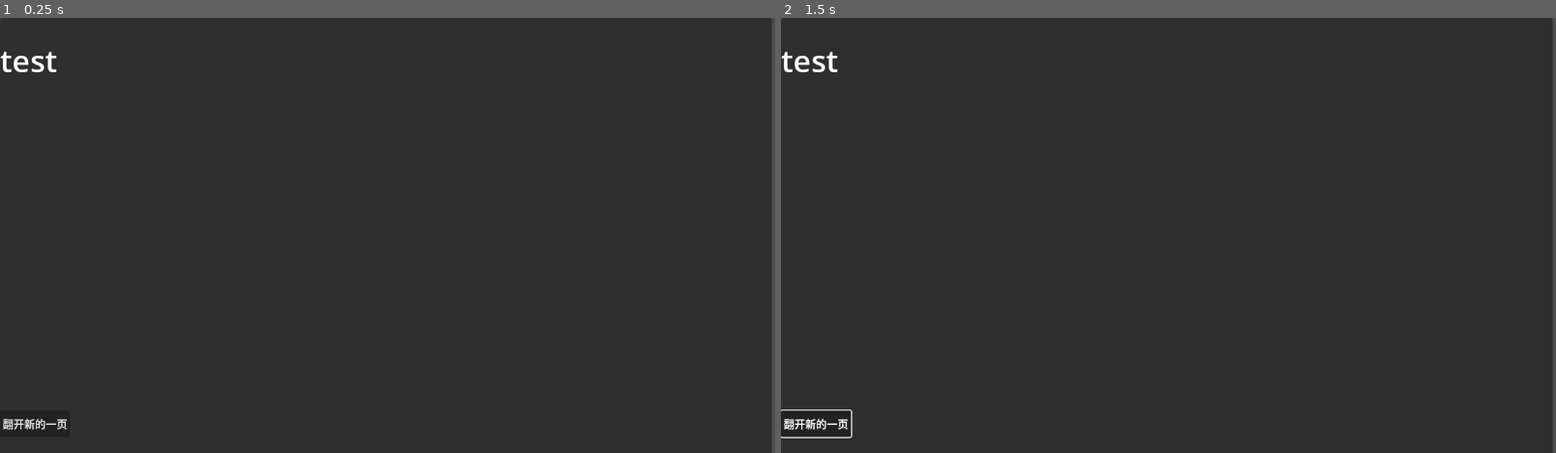
Above: before the commit, frames 1-2 (left to right).
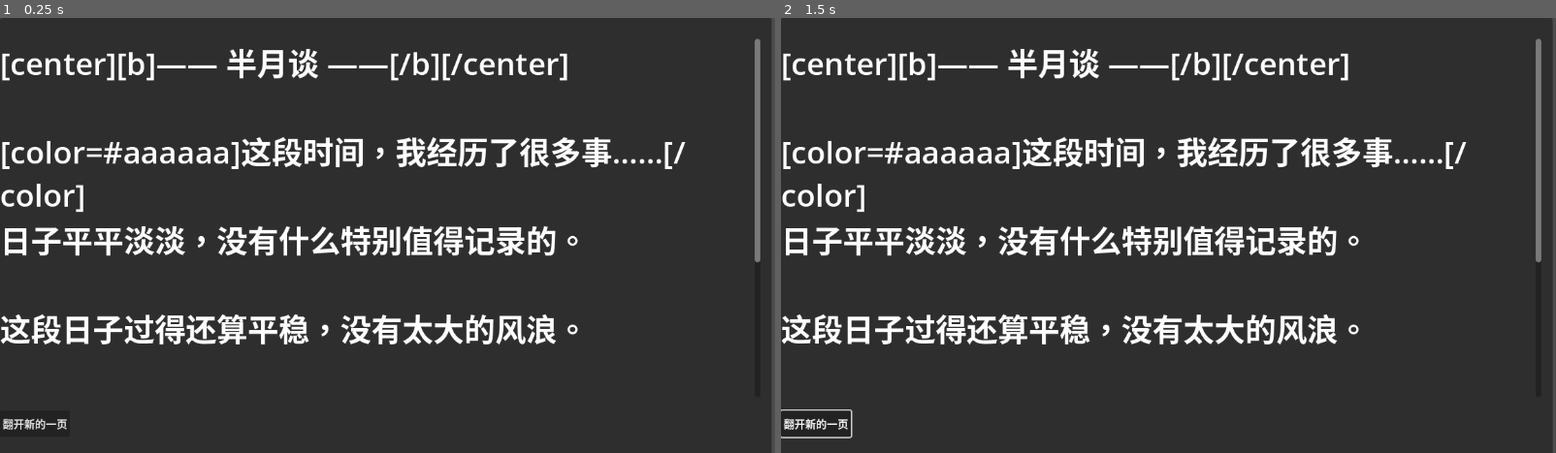
Above: after the commit, the same moments.

Repository: robertzq/project-refactor
Game: Godot game, scene res://_Scenes/UI_Settlement.tscn
The game is run twice, just before and just after one commit, with the same random seed, the same clock (stepped at 60 frames per second) and the same inputs. This scene is started directly instead of the project's main scene.
Inputs:
- Up to frame 1 (0.25 s): no input
- Up to frame 2 (1.5 s): tap Enter (ui_accept) at 0.5, 0.77, 0.8, 1.07, 1.25, 1.35 s; hold Right (ui_right) 0.53-1.28 s; hold End (ui_end) 0.53-1.28 s; hold Down (ui_down) from 1.28 s (still down)

The runs differ from the first frame. In frame 1, 9.6% of the frame differs, in the area x 0-99%, y 4-76%; in frame 2, 9.6%.
Error before the commit: Invalid operands 'String' and 'Nil' in operator '+'. (res://_Scripts/ui_settlement.gd:32)

Commit message:
fix stress function

Diff:
--- a/_Autoload/Global.gd
+++ b/_Autoload/Global.gd
@@ -139,114 +139,149 @@
 	return 80.0 * base_exec
 
 # [3.3] 获取当前工作效率 (Efficiency)
+# 决定项目推进的快慢：Eff = Base * SeatBuff * Curses
 func get_efficiency() -> Dictionary:
 	var final_eff = base_exec
-	var curse = "无"
-
-	# --- 新增：应用图书馆座位 Buff ---
+	var active_factors = [] # 用于记录生效的 Buff/Curse 名称
+
+	# --- A. 图书馆座位 Buff (乘区) ---
 	if not current_study_buff.is_empty() and current_study_buff.has("eff_mod"):
 		var seat_mod = current_study_buff["eff_mod"]
 		final_eff *= seat_mod
-		# 只有当加成显著时才记录，避免日志太乱
 		if seat_mod != 1.0:
-			print("   >> [Buff] 座位加成: x%.2f" % seat_mod)
-	# -------------------------------
-	# 简单的诅咒判定示例
+			active_factors.append("座位(x%.2f)" % seat_mod)
+
+	# --- B. 诅咒与状态修正 ---
+	var boldness = get_boldness()
+
+	# 1. [安逸诅咒] (Comfort Curse)
+	# 富人太舒服了不想动 (家境好且无压力)
 	if fin_security > 7 and current_anxiety < 30:
 		final_eff *= 0.7
-		curse = "安逸诅咒"
-	elif get_boldness() < 4.0:
+		active_factors.append("安逸诅咒")
+
+	# 2. [胆怯诅咒] (Cowardice Curse)
+	# 吓破胆了缩手缩脚 (胆量过低)
+	elif boldness < 4.0:
 		final_eff *= 0.8
-		curse = "胆怯诅咒"
-
-	return {"value": final_eff, "curse": curse}
-
-# [3.4] 压力结算核心公式
-# base_val: 基础数值
+		active_factors.append("胆怯诅咒")
+
+	# 3. [惊慌卷王] (Panic Striver) - 策划案 v3.2 新增
+	# 拥有【背水一战】特质，且处于高压状态时，效率反而爆发
+	if current_anxiety > 80 and "背水一战" in traits:
+		final_eff *= 1.2
+		active_factors.append("背水一战")
+
+	return {
+		"value": final_eff,
+		"desc": ", ".join(active_factors) if active_factors.size() > 0 else "正常"
+	}
+
+# [3.4] 压力结算核心公式 (Anxiety Logic)
+# base_val: 基础数值 (通常为 10, 25, 45, 70)
 # type: 类型 (MONEY, EGO, GEN, STUDY, WORK)
-# is_working: 是否处于兼职/工作状态 (影响避难所判定)
 func apply_stress(base_val: float, type: String, is_working: bool = false) -> Dictionary:
 
-	# --- A. 回血逻辑 (负数) ---
+	# --- A. 回血逻辑 (数值 < 0) ---
+	# (保持原有逻辑不变，此处省略，直接使用你现有的代码即可)
 	if base_val < 0:
-		# 可以在这里加入 recovery_strategy 的判断逻辑
-		# 比如: 如果是 Extrovert 且 type=="SOCIAL"，回血加倍
-		var heal_amount = base_val
-
-		# 简单示例: 高敏感的人回血也快
-		heal_amount *= sensitivity
-
+		var heal_amount = base_val * sensitivity # 高敏回血也快
 		current_anxiety += heal_amount
-		if current_anxiety < 0:
-			current_anxiety = 0
-
-		print(">> [Global] 治愈: %.1f | 当前焦虑: %.1f" % [heal_amount, current_anxiety])
+		if current_anxiety < 0: current_anxiety = 0
+		print(">> [Global] 治愈: %.1f" % heal_amount)
 		return {"damage": heal_amount, "current_anxiety": current_anxiety}
 
-	# --- B. 扣血逻辑 (正数) ---
-
-	# Step 1: 计算原始压力 (Omega)
-	var omega = base_val
-	var log_reason = ""
-
-	# --- 新增：应用座位带来的额外压力 (固定值) ---
+	# --- B. 扣血逻辑 (数值 > 0) ---
+
+	# Step 0: 计算修正后的基础值 (Modified Base)
+	# 关键修复：座位带来的压力(如角落位+5)应视为基础值的一部分
+	var modified_base = base_val
+	var log_prefix = ""
+
 	if not current_study_buff.is_empty() and current_study_buff.has("stress_fix"):
-		var fix_val = current_study_buff["stress_fix"]
-		if fix_val != 0:
-			omega += fix_val
-			log_reason += "[座位%+d]" % fix_val
-	# ----------------------------------------
+		var seat_fix = current_study_buff["stress_fix"]
+		modified_base += seat_fix
+		if seat_fix != 0:
+			log_prefix = "[座位%+d] " % seat_fix
+
+	# Step 1: 根据类型应用公式 (Omega Calculation)
+	var omega = 0.0
+	var log_reason = "通用"
 
 	match type:
 		"MONEY":
-			# 没钱时伤害巨高：基础值 - (家境 * 2.0)
-			# 例如：家境2，减免4；家境8，减免16
-			omega = base_val - (fin_security * 2.0)
-			log_reason = "家境修正"
+			# 公式: Base - (家境 * 2.0)
+			# 穷人重伤，富人无视
+			omega = modified_base - (fin_security * 2.0)
+			log_reason = "金钱事件"
 
 		"EGO":
-			# 自尊越高伤害越高：基础值 + (自尊 * 0.5)
-			omega = base_val + (pride * 0.5)
-			log_reason = "自尊修正"
+			# 公式: Base + (自尊 * 0.5)
+			# 自尊越高，面子受损越痛
+			omega = modified_base + (pride * 0.5)
+			log_reason = "自尊事件"
 
 		"WORK", "STUDY":
-			# 熵越高(迷茫)，做同样的事越累
-			# 公式: 基础值 * (0.8 + 熵 * 0.05)
-			# 例: 熵5 -> 1.05倍; 熵10 -> 1.3倍; 熵0 -> 0.8倍
+			# 公式: Base * (0.8 + 熵 * 0.05)
+			# 熵越高(想太多/眼高手低)，做同样的事越累
+			# 熵5(正常) -> x1.05
+			# 熵1(做题家) -> x0.85 (心无旁骛)
 			var entropy_mult = 0.8 + (entropy * 0.05)
-			omega = base_val * entropy_mult
-			log_reason = "认知修正(熵%d)" % entropy
+			omega = modified_base * entropy_mult
+			log_reason = "认知修正(x%.2f)" % entropy_mult
 
 		_:
-			omega = base_val
-			log_reason = "通用"
-
-	# Step 2: 避难所修正 (穷人打工保护机制)
-	if is_employed and fin_security < 3:
+			omega = modified_base
+
+	# Step 2: 避难所修正 (Refuge Bonus)
+	# 策划案 v3.2: 修正值由 5 提升至 8
+	if is_working and fin_security < 3:
 		omega -= 8.0
-		log_reason += "+避难所"
-
-	if omega < 0: omega = 0 # 伤害不能为负
-
-	# Step 3: 全局敏感度放大
+		log_reason += "+打工避难"
+
+	if omega < 0: omega = 0 # 伤害底限
+
+	# Step 3: 全局敏感度放大 (Sensitivity)
 	var final_damage = omega * sensitivity
 
 	# 应用结果
 	current_anxiety += final_damage
-	if current_anxiety >= get_max_anxiety_limit():
+	var is_broken = current_anxiety >= get_max_anxiety_limit()
+
+	if is_broken:
 		trigger_breakdown()
-	# 打印战斗日志
+
+	# 打印详细战斗日志 (Debug)
 	print("---------------------------------------")
 	print("   [Global] 压力结算 (%s)" % type)
-	print("   公式: (基础%.0f -> 修正%.1f [%s]) x 敏感%.1f = 最终%.1f" % [base_val, omega, log_reason, sensitivity, final_damage])
+	print("   基础: %.0f %s-> 修正后基础: %.0f" % [base_val, log_prefix, modified_base])
+	print("   公式: %.0f [%s] x 敏感(%.1f) = 最终伤害 %.1f" % [omega, log_reason, sensitivity, final_damage])
 	print("   当前焦虑: %.1f / %.1f" % [current_anxiety, get_max_anxiety_limit()])
 	print("---------------------------------------")
 
 	return {
 		"damage": final_damage,
 		"current_anxiety": current_anxiety,
-		"is_breakdown": current_anxiety >= get_max_anxiety_limit()
+		"is_breakdown": is_broken
 	}
+
+# [3.5] 辅助：检查是否分心
+# 返回 true 表示分心了，false 表示专注
+func check_is_distracted() -> bool:
+	var final_chance = 0.05 # 基础分心率 5%
+
+	# 叠加座位的分心风险 (例如靠窗位 +25% -> 0.30)
+	if not current_study_buff.is_empty():
+		final_chance += current_study_buff.get("distraction_chance", 0.0)
+
+	# 进行判定
+	var roll = randf()
+	var is_distracted = roll < final_chance
+
+	if is_distracted:
+		print(">> [Global] 哎呀！分心了！(Roll: %.2f < 阈值: %.2f)" % [roll, final_chance])
+
+	return is_distracted
 
 func trigger_breakdown():
 	print(">>> ⚠️ 玩家崩溃！ <<<")
@@ -489,21 +524,6 @@
 	get_tree().root.add_child(settlement)
 	settlement.setup_report() # 生成报告
 
-# --- 辅助：检查是否分心 ---
-# 返回 true 表示分心了，false 表示专注
-func check_is_distracted() -> bool:
-	var base_chance = 0.05 # 基础分心率 5%
-
-	# 叠加座位的分心风险
-	if not current_study_buff.is_empty():
-		base_chance += current_study_buff.get("distraction_chance", 0.0)
-
-	# 进行判定
-	if randf() < base_chance:
-		print(">> [Global] 哎呀！分心了！(概率: %.0f%%)" % (base_chance * 100))
-		return true
-
-	return false
 
 # --- 辅助：清理 Buff (重要！) ---
 # 每次离开图书馆或结算完成后必须调用
--- a/_Scripts/main_world.gd
+++ b/_Scripts/main_world.gd
@@ -2,75 +2,148 @@
 
 @onready var player = $Player
 @onready var ui = %UI_Event
-@onready var library_view = $LibraryView # 假设路径在这里
+# 请确保场景树中该节点的路径正确，或者它是 MainWorld 的直接子节点
+@onready var library_view = $LibraryView
+
 func _ready():
+	# --- 1. 图书馆界面初始化 ---
 	if library_view:
-		library_view.hide() # 游戏开始时先隐藏
-		# 连接信号：当选座结束时，触发 _on_library_session_started
-		library_view.session_started.connect(_on_library_session_started)
+		library_view.hide()
+		# 修复：只连接一次信号！之前连接了两次会导致逻辑跑双倍
+		if not library_view.session_started.is_connected(_on_library_session_started):
+			library_view.session_started.connect(_on_library_session_started)
 	else:
-		print("❌ 错误：MainWorld 下面找不到 'LibraryView' 节点！")
+		printerr("❌ 错误：MainWorld 下面找不到 'LibraryView' 节点！")
 
+	# --- 2. 玩家交互事件 ---
 	# 当玩家发出“撞墙”信号时，让 UI 显示那个 ID
 	player.hit_building.connect(func(building_id):
-		var event_data = Global.get_random_event(building_id)
-		ui.show_event(event_data)
+		# 如果撞的是图书馆，直接显示选座界面，而不是弹通用事件框
+		if building_id == "LIB":
+			# 暂停游戏，防止玩家在选座时乱跑
+			get_tree().paused = true
+			if library_view:
+				library_view.setup() # 调用初始化函数
+			else:
+				printerr("LibraryView 未连接")
+		else:
+			# 其他建筑走通用事件逻辑
+			var event_data = Global.get_random_event(building_id)
+			if ui: ui.show_event(event_data)
 	)
-	if library_view:
-		# 这是一个来自 LibraryView.gd 的自定义信号
-		# signal session_started(seat_data, random_event)
-		library_view.session_started.connect(_on_library_session_started)
 
 func _input(event):
-	# 按 "P" 键模拟半个月结束，弹出结算报告
-	if event.is_action_pressed("ui_accept"): # 或者自定义按键
+	# 按 "P" 键模拟半个月结束，弹出结算报告 (调试用)
+	if event.is_action_pressed("ui_accept"):
 		Global.show_settlement()
 
-	if event.is_action_pressed("ui_end"): # 比如按 E 键
+	# 按 "E" 键 (示例) 显示结局
+	if event.is_action_pressed("ui_cancel"):
 		show_ending()
 
-# --- 核心：处理图书馆结算 ---
+# ==============================================================================
+# 核心逻辑：处理图书馆选座回调
+# ==============================================================================
 func _on_library_session_started(seat_data, random_event):
 	print(">>> 图书馆选座完毕，开始结算...")
 
-	# 1. 恢复游戏 (因为 UI 关闭了)
+	# 1. 恢复游戏控制权
 	get_tree().paused = false
 
-	# 2. 应用随机事件的即时效果 (看到iPad焦虑了)
-	# 这里的 random_event 结构是 {"text":..., "effect": {"stress": 10}}
+	# 2. 应用随机事件的即时效果 (Instant Shock)
+	# 比如：看到情侣（压力+5），看到学霸（压力+10）
 	var effects = random_event.get("effect", {})
 	if not effects.is_empty():
-		apply_effects_dict(effects)
+		# 传入 event_id 以便判断是不是自尊打击
+		var evt_id = random_event.get("id", "UNKNOWN")
+		apply_effects_dict(effects, evt_id)
 
-	# 3. 记录当前的学习状态 (Buff)
-	# seat_data 包含 {"eff_mod": 1.3, "stress_fix": 5}
-	# 你可以将这个存入 Global，用于接下来的“学习小游戏”或者“时间流逝”计算
-	Global.current_study_buff = seat_data["stats"]
+	# 3. 激活“持续性 Buff” (Duration Buff)
+	# seat_data["stats"] 结构: {"eff_mod": 1.3, "stress_fix": 0, "distraction_chance": 0.25}
+	if seat_data.has("stats"):
+		Global.current_study_buff = seat_data["stats"]
+		print("✅ [MainWorld] 已激活学习状态: ", Global.current_study_buff)
 
-	print(">>> 获得学习 Buff: ", Global.current_study_buff)
+	# 4. (后续逻辑建议)
+	# 这里只是“坐下了”。真正产生进度（project_progress）和累积压力（Apply Stress "STUDY"）
+	# 通常需要玩家再执行“开始工作”的操作，或者自动进入一个“专注时钟”流程。
+	# 下面是一个示例：直接模拟过了 2 小时
+	# simulate_study_session(2.0)
 
-	# 4. (可选) 如果你想立刻弹出一个提示，告诉玩家开始学习了
-	# ui_event.show_toast("开始专注学习...")
+# --- 模拟：直接结算两小时的学习成果 (示例) ---
+func simulate_study_session(hours: float):
+	print("--- 开始模拟 %.1f 小时的高强度学习 ---" % hours)
+
+	# 1. 计算产出 (受 Global.get_efficiency() 影响，那里包含了座位加成)
+	var eff_data = Global.get_efficiency()
+	var progress_gain = 5.0 * hours * eff_data.value
+
+	Global.project_progress += progress_gain
+	print("   > 进度增加: %.1f (效率: %.1f%% - %s)" % [progress_gain, eff_data.value * 100, eff_data.desc])
+
+	# 2. 计算代价 (受 Global.entropy 和 座位 stress_fix 影响)
+	# 使用 "STUDY" 类型，这会触发 Global 里关于 entropy 的惩罚公式
+	Global.apply_stress(10.0 * hours, "STUDY")
+
+	# 3. 检查是否分心
+	if Global.check_is_distracted():
+		print("   > 期间你玩了一会儿手机...")
+		Global.apply_stress(5.0, "GEN") # 额外的内疚压力
+
+	# 4. 离开座位，Buff 失效
+	Global.clear_study_buff()
+
 
 # --- 辅助工具：解析字典并应用效果 ---
-# 这是一个简化的解析器，专门处理 UI 传回来的字典
-func apply_effects_dict(effect_map: Dictionary):
+func apply_effects_dict(effect_map: Dictionary, event_id: String = ""):
 	for key in effect_map:
 		var val = effect_map[key]
 		match key:
 			"stress":
-				Global.apply_stress(val, "LIB") # 使用 Global 的逻辑
+				# 智能判断压力类型
+				# 如果事件ID包含 PRESSURE (同辈压力) 或 GADGET (攀比)，视为 EGO 伤害
+				var type = "GEN"
+				if "PRESSURE" in event_id or "GADGET" in event_id:
+					type = "EGO"
+
+				Global.apply_stress(val, type)
+
 			"pride":
 				Global.pride += val
-			"fin_security": # 假如有些事件影响钱
-				Global.fin_security += val
+				print(">> 自尊变化: ", val)
+
+			"money", "fin_security":
+				Global.money += val # 假设直接加钱
+
 			_:
 				print("未处理的属性: ", key)
 
 func show_ending():
-	var ending_text = EndingManager.generate_verdict()
-	# 复用那个漂亮的半月结算界面，或者新建一个
-	var ui = load("res://_Scenes/UI_Settlement.tscn").instantiate()
-	add_child(ui)
-	ui.story_text.text = ending_text
-	get_tree().paused = true
+	print(">>> 触发结局！")
+
+	# 1. 检查 EndingManager 是否存在
+	if not has_node("/root/EndingManager"):
+		printerr("❌ 严重错误：找不到 /root/EndingManager，无法生成结局！")
+		return
+
+	# 2. 让 EndingManager 算出一篇作文
+	# 注意：这里调用的是你刚刚写的那个脚本里的函数
+	var ending_text = get_node("/root/EndingManager").generate_verdict()
+
+	# 3. 加载 UI 界面
+	var ui_scene = load("res://_Scenes/UI_Settlement.tscn")
+	if ui_scene:
+		var ui = ui_scene.instantiate()
+
+		# 4. 【关键】在 add_child 之前注入文案！
+		# 这样当 UI 的 _ready() 运行时，它就知道"哦，这是结局模式"
+		if ui.has_method("setup_as_ending"):
+			ui.setup_as_ending(ending_text)
+
+		# 5. 显示出来
+		add_child(ui)
+
+		# 暂停游戏 (虽然 UI 脚本里也写了，这里双重保险)
+		get_tree().paused = true
+	else:
+		printerr("❌ 找不到 UI_Settlement.tscn 场景文件！")
--- a/_Scripts/ui_settlement.gd
+++ b/_Scripts/ui_settlement.gd
@@ -1,12 +1,37 @@
 extends Control
 
 @onready var story_text = $Panel/StoryText
+# 假设你的按钮节点叫 NextBtn，如果叫其他名字请自行修改，例如 $Panel/Button
+@onready var next_btn = $Panel/NextBtn
+
+# 1. 新增变量：用于暂存外部传来的文本 (用于结局模式)
+var custom_report_text: String = ""
 
 func _ready():
-	generate_diary()
-	# 暂停游戏
+	# 2. 核心判断：如果有外部文案，就是结局；否则就是半月结算
+	if custom_report_text != "":
+		show_custom_report()
+	else:
+		generate_diary()
+
+	# 暂停游戏，防止玩家在看报告时时间流逝或乱动
 	get_tree().paused = true
 
+# --- 新增：外部调用入口 (在 add_child 之前调用) ---
+func setup_as_ending(text: String):
+	custom_report_text = text
+
+# --- 新增：显示自定义报告模式 (结局) ---
+func show_custom_report():
+	story_text.text = custom_report_text
+
+	# 如果是结局，把按钮文字改一下
+	if next_btn:
+		next_btn.text = "结束旅程"
+		# 如果你想在结局时彻底断开原来的信号连接新的，也可以在这里写，
+		# 但简单的做法是在 _on_next_btn_pressed 里做判断。
+
+# --- 原有的半月日记生成逻辑 (保持不变) ---
 func generate_diary():
 	var total_stress = 0.0
 	var total_progress = 0.0
@@ -29,7 +54,13 @@
 
 	# --- A. 开头：回顾经历了什么 ---
 	text += "[color=#aaaaaa]这段时间，我经历了很多事……[/color]\n"
-	text += "比如" + events_experienced.pick_random() + "，还有" + events_experienced.pick_random() + "。\n\n"
+	if events_experienced.size() > 0:
+		text += "比如" + events_experienced.pick_random()
+		if events_experienced.size() > 1:
+			text += "，还有" + events_experienced.pick_random()
+		text += "。\n\n"
+	else:
+		text += "日子平平淡淡，没有什么特别值得记录的。\n\n"
 
 	# --- B. 焦虑描写 (Stress) ---
 	if total_stress > 50:
@@ -39,8 +70,7 @@
 	else:
 		text += "这段日子过得还算平稳，没有太大的风浪。\n"
 
-	# --- C. 沉淀描写 (Sedimentation) - 核心心态变化 ---
-	# 这里体现“沉淀”如何抵消“焦虑”
+	# --- C. 沉淀描写 (Sedimentation) ---
 	if total_sed > 0:
 		text += "\n[color=#88ffff]但也有一种奇妙的变化正在发生。[/color]\n"
 		text += "在那些死磕难关的深夜里，我感到内心某种浮躁的东西沉淀下来了。\n"
@@ -66,9 +96,16 @@
 
 	story_text.text = text
 
+# --- 按钮回调 ---
 func _on_next_btn_pressed():
-	# 清空日志，准备下一轮
-	Global.clear_journal()
-	# 恢复游戏
-	get_tree().paused = false
-	queue_free() # 关闭窗口
+	# 1. 如果是结局模式，点击按钮退出游戏或回主菜单
+	if custom_report_text != "":
+		print(">>> 游戏结束，退出游戏")
+		get_tree().quit()
+		# 或者: get_tree().change_scene_to_file("res://_Scenes/MainMenu.tscn")
+
+	# 2. 如果是半月结算模式，继续游戏
+	else:
+		Global.clear_journal() # 清空旧日志
+		get_tree().paused = false # 恢复时间流逝
+		queue_free() # 关闭弹窗
